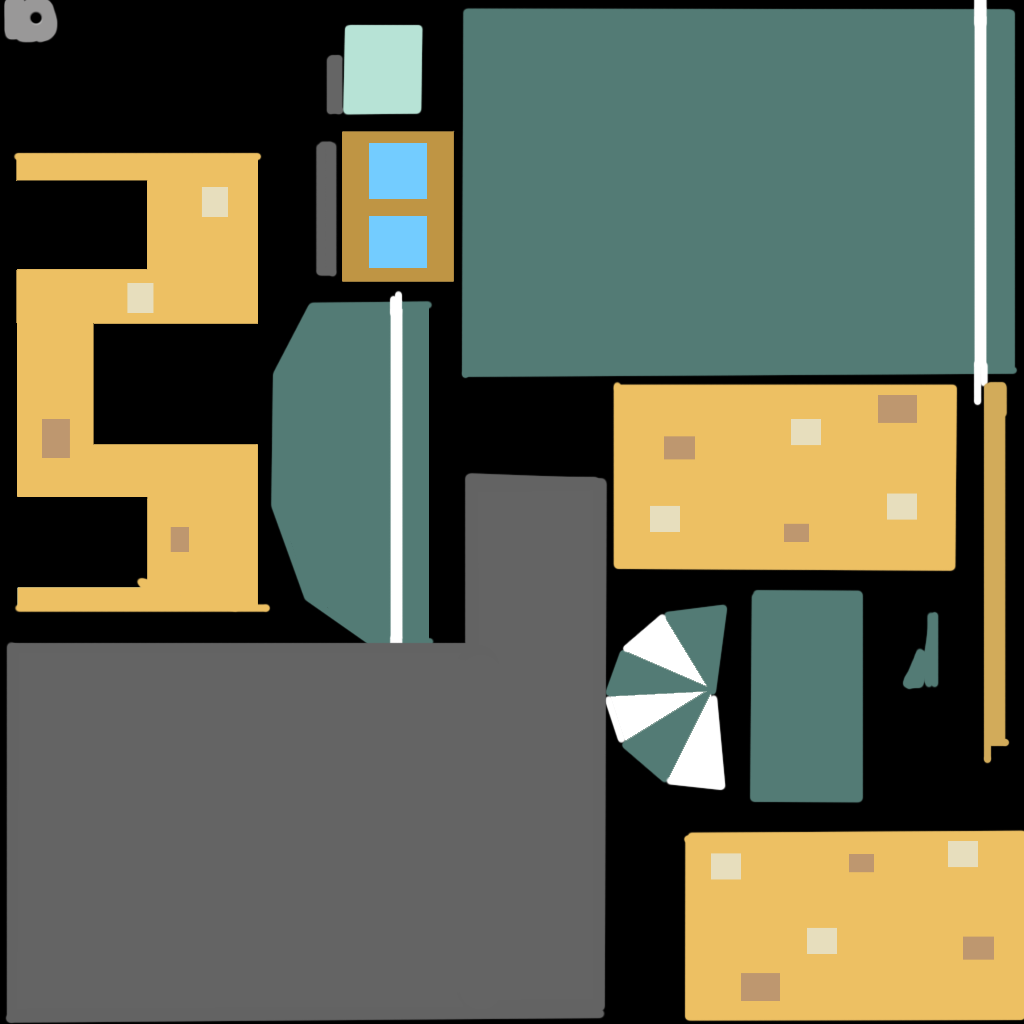
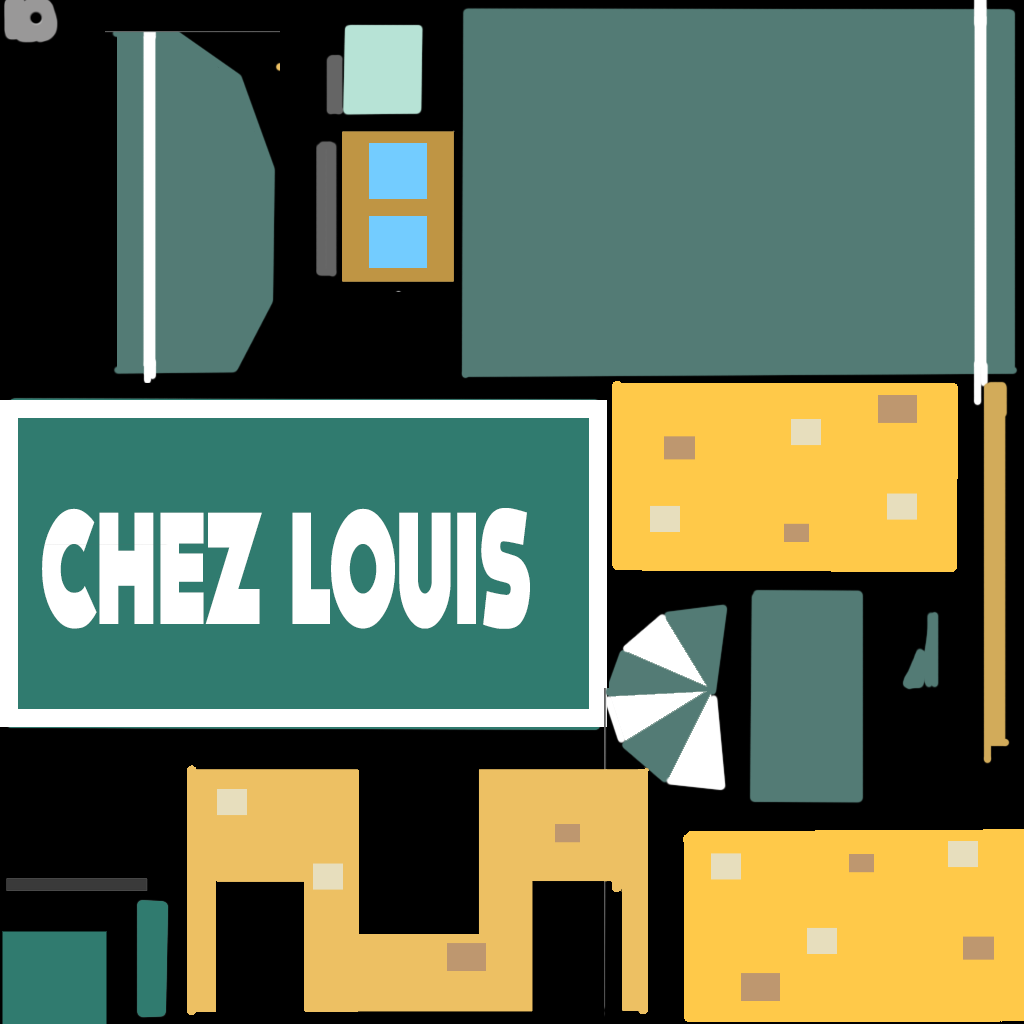
Layers edited between the first and the second 1024px x 1024px image:
painted on "Dark Bricks copy" over [42,419,580,971]
painted on "Light Bricks copy" over [127,187,343,890]
added layer "Layer 3" above "Layer 0" over [105,31,280,383]
painted on "Layer 0" over [4,145,1024,1024]
added layer "CHEZ LOUIS" above "Rectangle 4" over [42,508,530,629]
added layer "Rectangle 4" above "Rectangle 3" over [0,400,607,727]
added layer "Rectangle 3" above "Layer 1" over [0,31,1024,1024]
